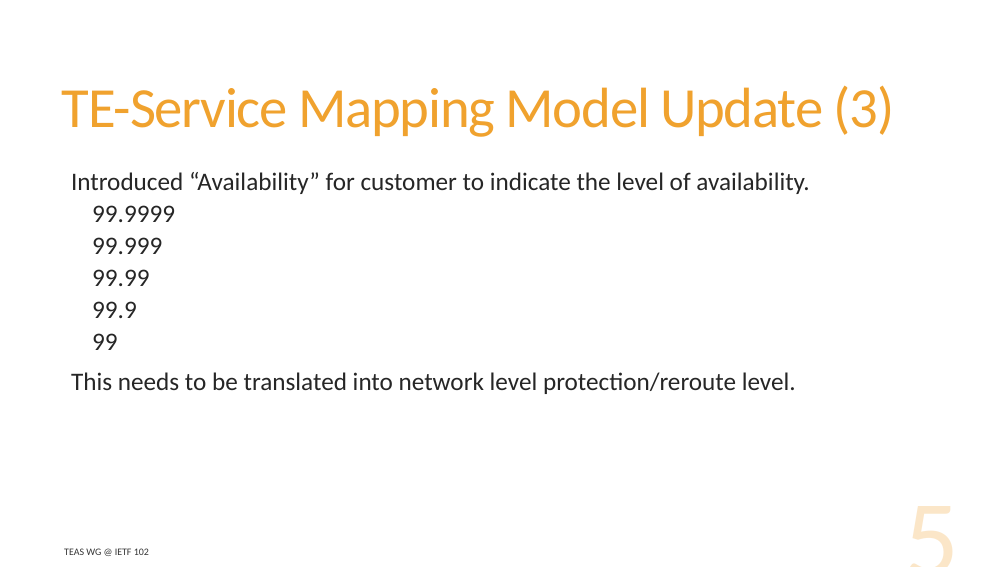
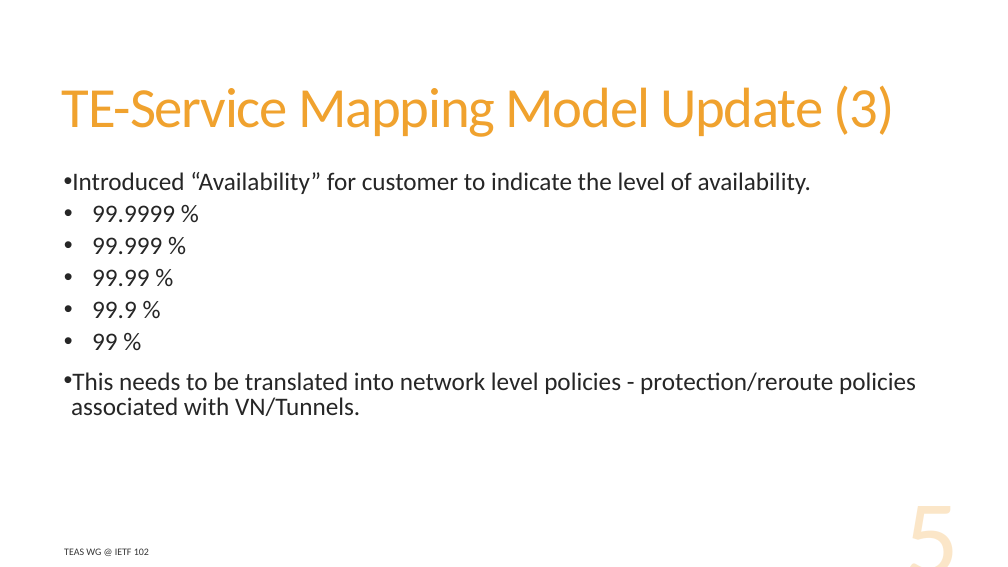
Before and after one commit to dhruvdhody-huawei/102, a slide deck: slide 5 of TEAS_draft-lee-teas-te-service-mapping-yang-08_IETF102-V2.pptx. Drawn at 1008x567 pixels with LibreOffice and Linux fonts; fonts in the diff are those of the drawing. Boxes give left, top, right and bottom in pixels: in the first picture for what was removed or moved away, otherwise in the second. Text is boxed around its words. In the diff, an @@ line names an element or a change of style, - is before the commit and + after.

```diff
--- a/TEAS_draft-lee-teas-te-service-mapping-yang-08_IETF102-V2.pptx
+++ b/TEAS_draft-lee-teas-te-service-mapping-yang-08_IETF102-V2.pptx
@@ text at (x1=72, y1=172, x2=811, y2=194): bullet   to • @@
@@ text at (x1=71, y1=205, x2=916, y2=416): text changed @@
-    99.9999
-    99.999
-    99.99
-    99.9
-    99
-  This needs to be translated into network level protection/reroute level.
+  • 99.9999 %
+  • 99.999 %
+  • 99.99 %
+  • 99.9 %
+  • 99 %
+• This needs to be translated into network level policies - protection/reroute policies associated with VN/Tunnels.
```
Also in this commit, not shown: 4 other slides changed, 1 slide added, 2 other files.
